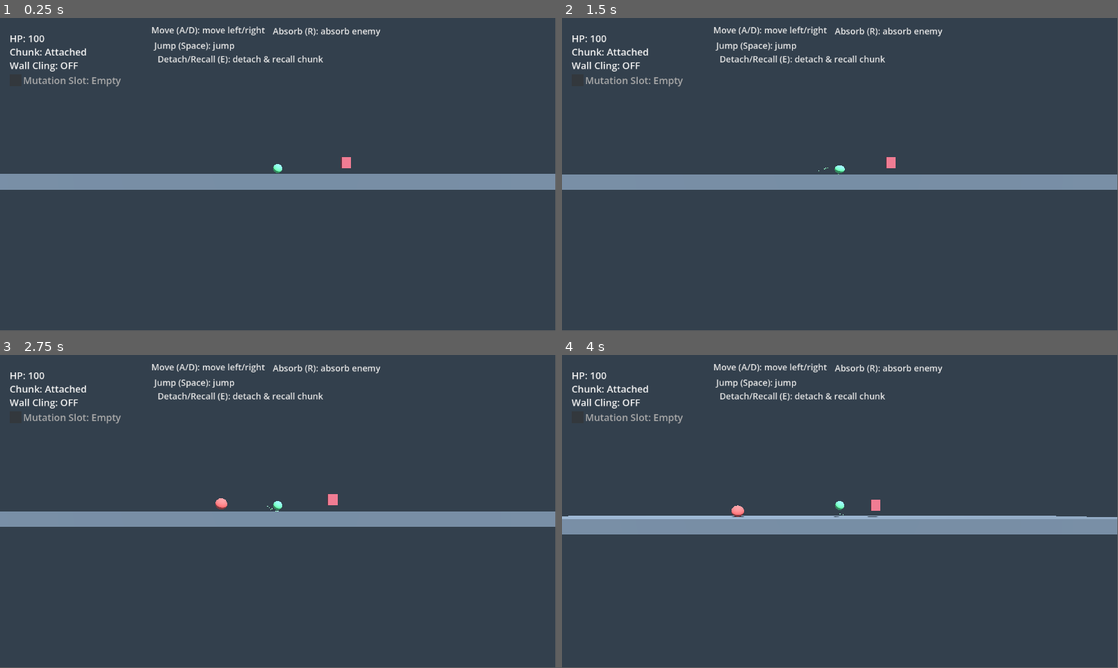
Above: before the commit, frames 1-4 (two rows, left to right).
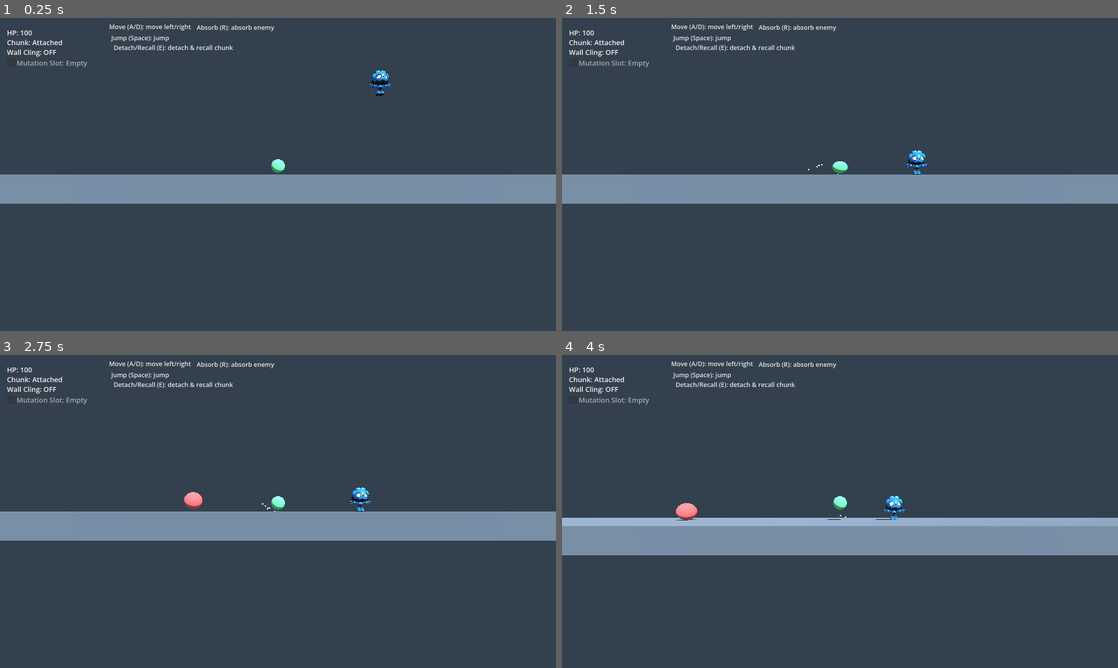
Above: after the commit, the same moments.

Repository: laazer/blobert
Game: Godot game, scene res://scenes/test_movement_3d.tscn
The game is run twice, just before and just after one commit, with the same random seed, the same clock (stepped at 60 frames per second) and the same inputs.
Inputs (mouse positions are in pixels of both pictures, inside the frame that each line leads up to):
- Up to frame 1 (0.25 s): no input
- Up to frame 2 (1.5 s): move the mouse to (962, 158) at 0.52 s; hold D (move_right) 0.53-1.28 s; tap F (infect) at 0.6 s; tap Space (jump) at 0.77 s; move the mouse to (728, 190) at 1.27 s; hold A (move_left) from 1.28 s (still down); tap R (absorb) at 1.35 s
- Up to frame 3 (2.75 s): tap Space (jump) at 1.52 s; tap F (infect) at 1.55, 2.3 s; move the mouse to (333, 442) at 2.02 s; release A (move_left) at 2.03 s; hold D (move_right) from 2.03 s (still down); tap E (detach) at 2.1 s
- Up to frame 4 (4 s): move the mouse to (812, 574) at 2.77 s; tap F (infect) at 2.85, 3.6 s; tap Space (jump) at 3.02, 3.77 s; move the mouse to (1006, 558) at 3.52 s; release D (move_right) at 3.53 s; hold A (move_left) from 3.53 s (still down)
The window is 799x449 before the commit and 800x450 after it. Grey fills any space a smaller window leaves; there, only what the larger window draws over its background counts as a difference.

The runs differ from the first frame. In frame 1, 7.0% of the frame differs, in the area x 0-100%, y 2-60%; in frame 2, 6.8%; in frame 3, 7.0%; in frame 4, 12%, in the area x 0-100%, y 2-64%.

Commit message:
Update enemy to use gobot model, fix physics and collisions, and improve camera/viewport settings

Diff:
--- a/project.godot
+++ b/project.godot
@@ -62,3 +62,8 @@
 [rendering]
 
 renderer/rendering_method="gl_compatibility"
+
+[display]
+
+window/size/viewport_width=1600
+window/size/viewport_height=900
--- a/scenes/enemy_infection_3d.tscn
+++ b/scenes/enemy_infection_3d.tscn
@@ -2,23 +2,25 @@
 
 [ext_resource type="Script" path="res://scripts/enemy_infection_3d.gd" id="1_enemy_3d"]
 [ext_resource type="Script" path="res://scripts/infection_state_fx_3d.gd" id="2_infection_fx_3d"]
+[ext_resource type="PackedScene" path="res://assets/Models/gobot/model/gobot.glb" id="3_gobot"]
 
 [sub_resource type="SphereShape3D" id="SphereShape3D_interaction"]
 radius = 1.2
 
-[sub_resource type="BoxMesh" id="BoxMesh_visual"]
+[sub_resource type="BoxShape3D" id="BoxShape3D_body"]
 size = Vector3(0.8, 1.0, 0.4)
 
-[sub_resource type="StandardMaterial3D" id="StandardMaterial3D_enemy"]
-albedo_color = Color(0.7, 0.35, 0.4, 1)
-
-[node name="EnemyInfection3D" type="Node3D"]
+[node name="EnemyInfection3D" type="CharacterBody3D"]
+collision_layer = 2
+collision_mask = 1
 script = ExtResource("1_enemy_3d")
 
-[node name="EnemyVisual" type="MeshInstance3D" parent="."]
+[node name="BodyShape" type="CollisionShape3D" parent="."]
 transform = Transform3D(1, 0, 0, 0, 1, 0, 0, 0, 1, 0, 0.5, 0)
-material_override = SubResource("StandardMaterial3D_enemy")
-mesh = SubResource("BoxMesh_visual")
+shape = SubResource("BoxShape3D_body")
+
+[node name="EnemyVisual" instance=ExtResource("3_gobot") parent="."]
+transform = Transform3D(1, 0, 0, 0, 1, 0, 0, 0, 1, 0, 0, 0)
 
 [node name="InfectionStateFx3D" type="Node3D" parent="."]
 script = ExtResource("2_infection_fx_3d")
--- a/scenes/player_3d.tscn
+++ b/scenes/player_3d.tscn
@@ -39,7 +39,7 @@
 [node name="Gimbal" type="Node3D" parent="."]
 
 [node name="Camera3D" type="Camera3D" parent="Gimbal"]
-transform = Transform3D(1, 0, 0, 0, 1, 0, 0, 0, 1, 0, 0, 18)
+transform = Transform3D(1, 0, 0, 0, 0.940, -0.342, 0, 0.342, 0.940, 0, 0, 12)
 current = true
 
 [node name="ParticleTrail" type="CPUParticles3D" parent="."]
--- a/scenes/test_movement_3d.tscn
+++ b/scenes/test_movement_3d.tscn
@@ -17,58 +17,58 @@
 [sub_resource type="BoxShape3D" id="BoxShape3D_floor"]
 size = Vector3(50, 1, 10)
 
+[sub_resource type="StandardMaterial3D" id="StandardMaterial3D_floor"]
+albedo_color = Color(0.35, 0.4, 0.45, 1)
+
 [sub_resource type="BoxMesh" id="BoxMesh_floor"]
 size = Vector3(50, 1, 10)
-
-[sub_resource type="StandardMaterial3D" id="StandardMaterial3D_floor"]
-albedo_color = Color(0.35, 0.4, 0.45, 1)
 
 [sub_resource type="BoxShape3D" id="BoxShape3D_respawn"]
 size = Vector3(60, 8, 15)
 
-[node name="TestMovement3D" type="Node3D"]
+[node name="TestMovement3D" type="Node3D" unique_id=1128403258]
 
-[node name="SceneVariantController" type="Node" parent="."]
+[node name="SceneVariantController" type="Node" parent="." unique_id=730242799]
 script = ExtResource("6_scene_variant_controller")
 
-[node name="InfectionInteractionHandler" type="Node" parent="."]
+[node name="InfectionInteractionHandler" type="Node" parent="." unique_id=1167822700]
 script = ExtResource("3_infection_handler")
 
-[node name="WorldEnvironment" type="WorldEnvironment" parent="."]
+[node name="WorldEnvironment" type="WorldEnvironment" parent="." unique_id=374174471]
 environment = SubResource("Environment_main")
 
-[node name="DirectionalLight3D" type="DirectionalLight3D" parent="."]
+[node name="DirectionalLight3D" type="DirectionalLight3D" parent="." unique_id=353556029]
 transform = Transform3D(0.866, -0.354, 0.354, 0, 0.707, 0.707, -0.5, -0.612, 0.612, 5, 10, 5)
 shadow_enabled = true
 
-[node name="Floor" type="StaticBody3D" parent="."]
+[node name="Floor" type="StaticBody3D" parent="." unique_id=895965501]
+collision_mask = 3
 
-[node name="CollisionShape3D" type="CollisionShape3D" parent="Floor"]
+[node name="CollisionShape3D" type="CollisionShape3D" parent="Floor" unique_id=1765911744]
 transform = Transform3D(1, 0, 0, 0, 1, 0, 0, 0, 1, 0, -0.5, 0)
 shape = SubResource("BoxShape3D_floor")
 
-[node name="MeshInstance3D" type="MeshInstance3D" parent="Floor"]
+[node name="MeshInstance3D" type="MeshInstance3D" parent="Floor" unique_id=1170566268]
 transform = Transform3D(1, 0, 0, 0, 1, 0, 0, 0, 1, 0, -0.5, 0)
 material_override = SubResource("StandardMaterial3D_floor")
 mesh = SubResource("BoxMesh_floor")
 
-[node name="SpawnPosition" type="Marker3D" parent="."]
-transform = Transform3D(1, 0, 0, 0, 1, 0, 0, 0, 1, 0, 0, 0)
+[node name="SpawnPosition" type="Marker3D" parent="." unique_id=1577243293]
 
-[node name="Enemy" parent="." instance=ExtResource("4_enemy")]
-transform = Transform3D(1, 0, 0, 0, 1, 0, 0, 0, 1, 6, 0.5, 0)
+[node name="Enemy" parent="." unique_id=186488895 instance=ExtResource("4_enemy")]
+physics_interpolation_mode = 1
+transform = Transform3D(1, 0, 0, 0, 1, 0, 0, 0, 1, 6, 5, 0)
 
-[node name="InfectionUI" parent="." instance=ExtResource("5_game_ui")]
+[node name="InfectionUI" parent="." unique_id=1139678762 instance=ExtResource("5_game_ui")]
 
-[node name="RespawnZone" type="Area3D" parent="."]
+[node name="RespawnZone" type="Area3D" parent="." unique_id=31933753]
 script = ExtResource("2_respawn")
 spawn_point = NodePath("../SpawnPosition")
 
-[node name="CollisionShape3D" type="CollisionShape3D" parent="RespawnZone"]
+[node name="CollisionShape3D" type="CollisionShape3D" parent="RespawnZone" unique_id=456841114]
 transform = Transform3D(1, 0, 0, 0, 1, 0, 0, 0, 1, 0, -5, 0)
 shape = SubResource("BoxShape3D_respawn")
 
-[node name="Player3D" parent="." instance=ExtResource("1_player")]
-transform = Transform3D(1, 0, 0, 0, 1, 0, 0, 0, 1, 0, 0, 0)
+[node name="Player3D" parent="." unique_id=905176981 instance=ExtResource("1_player")]
 
 [connection signal="body_entered" from="RespawnZone" to="RespawnZone" method="_on_body_entered"]
--- /dev/null
+++ b/scripts/base_physics_entity_2d.gd
@@ -0,0 +1,7 @@
+# base_physics_entity_2d.gd
+#
+# Base class for entities that need basic collision in 2D.
+# Extends CharacterBody2D.
+
+class_name BasePhysicsEntity2D
+extends CharacterBody2D
--- /dev/null
+++ b/scripts/base_physics_entity_3d.gd
@@ -0,0 +1,11 @@
+# base_physics_entity_3d.gd
+#
+# Base class for entities that need basic collision in 3D.
+# Extends CharacterBody3D.
+
+class_name BasePhysicsEntity3D
+extends CharacterBody3D
+
+func _physics_process(delta: float) -> void:
+	var project_gravity: float = ProjectSettings.get_setting("physics/3d/default_gravity", 9.8) as float
+	velocity.y -= project_gravity * delta
--- a/scripts/enemy_infection.gd
+++ b/scripts/enemy_infection.gd
@@ -3,7 +3,7 @@
 # Engine-integration node for the infection loop: holds an EnemyStateMachine,
 # exposes it to InfectionInteractionHandler for target/absorb, and detects
 # player (for set_target_esm/clear_target) and chunk (for weaken + infect).
-# Uses CharacterBody2D so the enemy is affected by gravity and collides with the floor.
+# Uses BasePhysicsEntity2D so the enemy is affected by gravity and collides with the floor.
 #
 # Contract: Parent scene must have "InfectionInteractionHandler" as sibling.
 # Chunk contact: apply_weaken_event then apply_infection_event (idempotent per ESM).
@@ -11,7 +11,7 @@
 # Ticket: infection_interaction.md (Task 8)
 
 class_name EnemyInfection
-extends CharacterBody2D
+extends BasePhysicsEntity2D
 
 var _esm: EnemyStateMachine
 var _handler: InfectionInteractionHandler
--- a/scripts/enemy_infection_3d.gd
+++ b/scripts/enemy_infection_3d.gd
@@ -3,9 +3,11 @@
 # 3D engine-integration node for the infection loop: holds an EnemyStateMachine,
 # exposes it to InfectionInteractionHandler for target/absorb, and detects
 # player (for set_target_esm/clear_target) and chunk (for weaken + infect).
+# Uses BasePhysicsEntity3D so the enemy is affected by gravity and collides with objects.
 # Same contract as enemy_infection.gd but with Area3D and Node3D.
 
-extends Node3D
+class_name EnemyInfection3D
+extends BasePhysicsEntity3D
 
 var _esm: EnemyStateMachine
 var _handler: InfectionInteractionHandler
@@ -40,3 +42,17 @@
 	if body.is_in_group("player"):
 		if _handler != null:
 			_handler.clear_target()
+
+
+func _physics_process(delta: float) -> void:
+	super._physics_process(delta)
+	velocity.x = 0.0
+	velocity.z = 0.0
+	# move and apply collisions; after sliding, clear vertical speed if we're on the floor
+	move_and_slide()
+	if is_on_floor():
+		if velocity.y != 0.0:
+			print("enemy landed, clearing velocity from", velocity.y)
+		velocity.y = 0.0
+	else:
+		print("enemy falling, velocity", velocity.y)
--- a/scripts/player_controller.gd
+++ b/scripts/player_controller.gd
@@ -15,7 +15,7 @@
 #   - MovementSimulation is instantiated directly (not as a node), keeping it engine-agnostic.
 
 class_name PlayerController
-extends CharacterBody2D
+extends BasePhysicsEntity2D
 
 # Preload the simulation script under the same name as its class_name declaration.
 # This const shadows the global class_name "MovementSimulation" in this file's scope
--- a/scripts/player_controller_3d.gd
+++ b/scripts/player_controller_3d.gd
@@ -6,7 +6,7 @@
 # Movement constrained to plane Z=0; camera fixed for side view.
 
 class_name PlayerController3D
-extends CharacterBody3D
+extends BasePhysicsEntity3D
 
 const MovementSimulation = preload("res://scripts/movement_simulation.gd")
 ## 2D sim uses pixel-like units; 3D uses meters. 1 m = SCALE_2D_TO_3D "pixels".
Not shown: 1 places in scenes/test_movement_3d.tscn that only renumber resources
Not shown, added: scripts/base_physics_entity_2d.gd.uid
Not shown, added: scripts/base_physics_entity_3d.gd.uid
Not shown, added: scripts/scene_state_machine.gd.uid
Not shown, added: .envrc
Not shown, changed: CLAUDE.md
Not shown, changed: README.md
Not shown, added: ci/scripts/run_tests.sh
